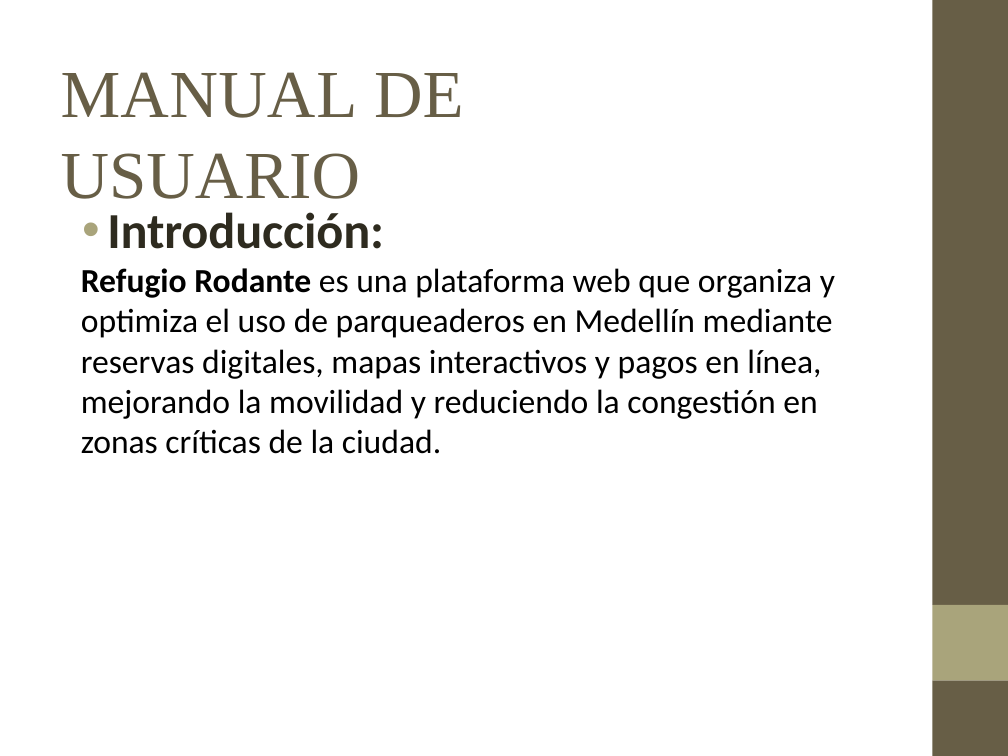
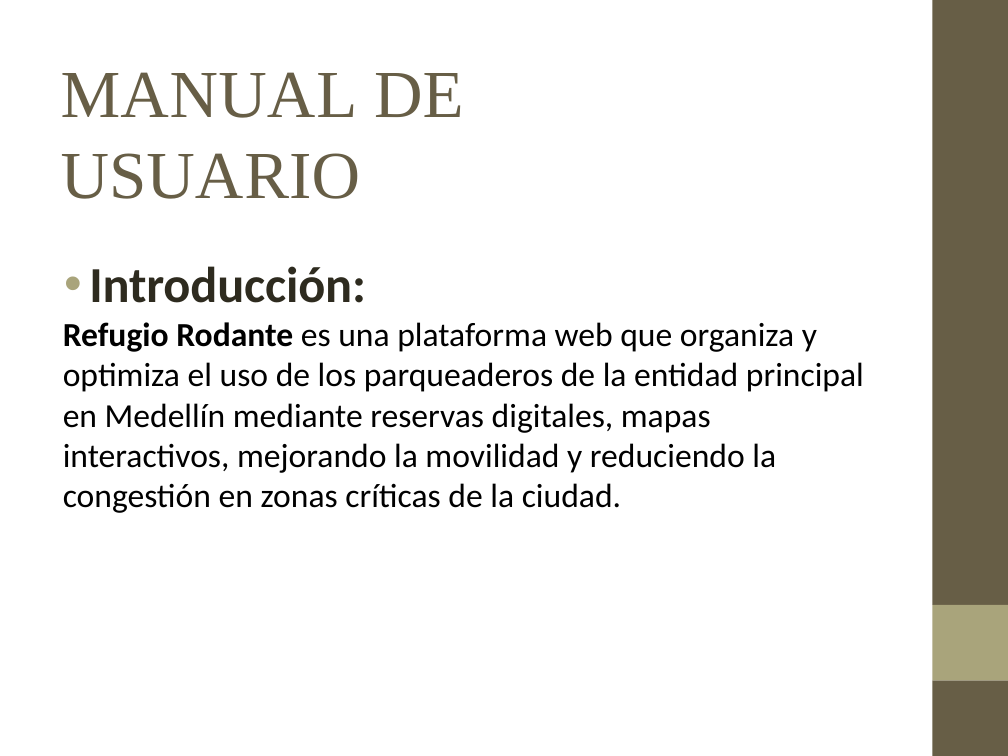
Before and after one commit to SrAlucart/Proyecto_y_Documentacion, a slide deck: slide 3 of Manual de usuario.pptx. Drawn at 1008x756 pixels with LibreOffice and Linux fonts; fonts in the diff are those of the drawing; background and template pictures are left out. Boxes give left, top, right and bottom in pixels: in the first picture for what was removed or moved away, otherwise in the second. Text is boxed around its words. In the diff, an @@ line names an element or a change of style, - is before the commit and + after.

```diff
--- a/Manual de usuario.pptx
+++ b/Manual de usuario.pptx
@@ text "Introducción:": place and size @@
-text "Introducción:" at <box>81,212,835,454</box>
+text "Introducción:" at <box>63,266,864,513</box>
@@ text at <box>63,322,864,513</box>: text changed @@
-Refugio Rodante es una plataforma web que organiza y optimiza el uso de parqueaderos en Medellín mediante reservas digitales, mapas interactivos y pagos en línea, mejorando la movilidad y reduciendo la congestión en zonas críticas de la ciudad.
+Refugio Rodante es una plataforma web que organiza y optimiza el uso de los parqueaderos de la entidad principal en Medellín mediante reservas digitales, mapas interactivos, mejorando la movilidad y reduciendo la congestión en zonas críticas de la ciudad.
```
Also in this commit, not shown: 4 other slides changed, 8 other files.
